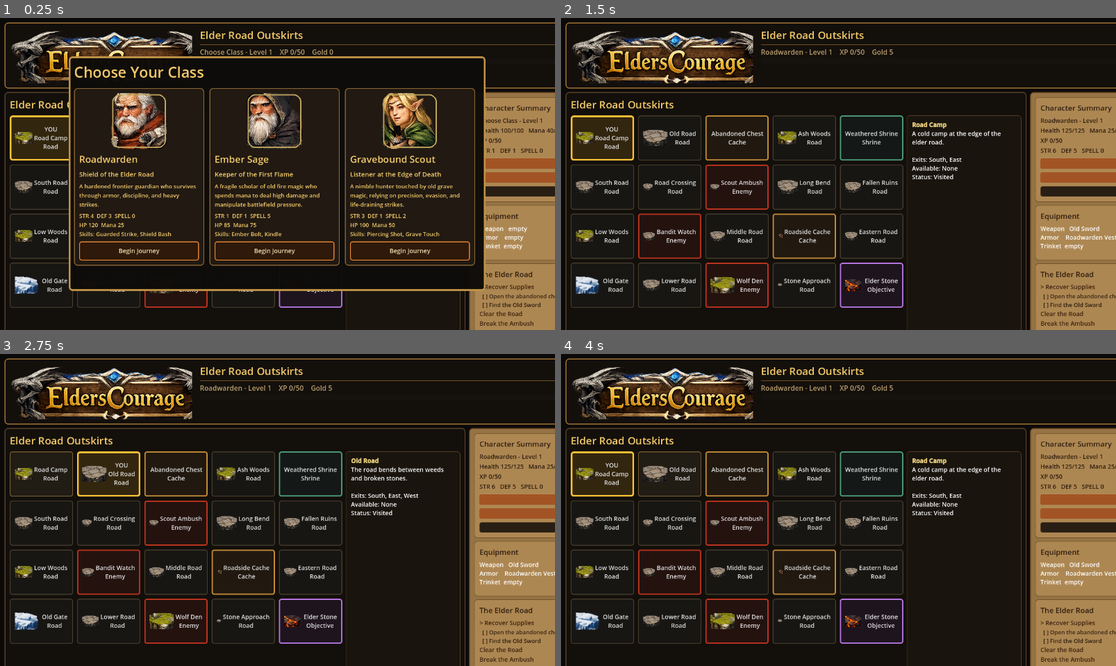
Above: before the commit, frames 1-4 (two rows, left to right).
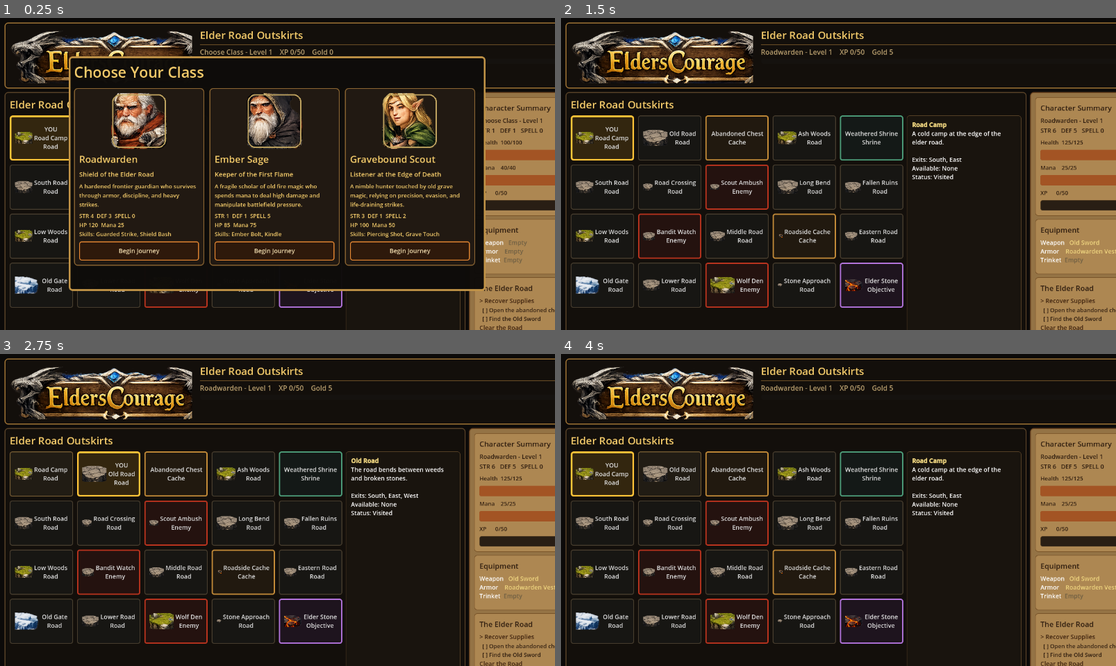
Above: after the commit, the same moments.

Repository: dshills/EldersCourage
Game: Godot game, scene res://scenes/phase3/ElderRoadOutskirts.tscn
Same seed, same stepped clock (60 frames per second), same inputs: the game is played once before the commit and once after it.
Inputs:
- Up to frame 1 (0.25 s): no input
- Up to frame 2 (1.5 s): click "Begin Journey" at 0.5 s; click "YOU Road Camp Road" at 1.25 s
- Up to frame 3 (2.75 s): click "Old Road Road" at 2 s
- Up to frame 4 (4 s): click "Road Camp Road" at 2.75 s; click "Abandoned Chest Cache" at 3.5 s

The runs differ from the first frame. In frame 1, 3.3% of the frame differs, in the area x 86-100%, y 35-100%; in frame 2, 3.8%, in the area x 85-100%, y 35-100%; in frame 3, 3.8%; in frame 4, 3.8%.

Commit message:
Improve phase 7 right panel readability

Diff:
--- a/game/scripts/phase3/elder_road_outskirts.gd
+++ b/game/scripts/phase3/elder_road_outskirts.gd
@@ -23,6 +23,9 @@
 var header_debug_label: Label
 var header_xp_bar: ProgressBar
 var stats_label: Label
+var health_label: Label
+var mana_label: Label
+var side_xp_label: Label
 var health_bar: ProgressBar
 var mana_bar: ProgressBar
 var side_xp_bar: ProgressBar
@@ -210,10 +213,19 @@
 	var character_box := _add_section(box, "Character Summary")
 	stats_label = _dark_label("")
 	character_box.add_child(stats_label)
+	health_label = _dark_label("")
+	health_label.add_theme_font_size_override("font_size", 13)
+	character_box.add_child(health_label)
 	health_bar = _stat_bar()
 	character_box.add_child(health_bar)
+	mana_label = _dark_label("")
+	mana_label.add_theme_font_size_override("font_size", 13)
+	character_box.add_child(mana_label)
 	mana_bar = _stat_bar()
 	character_box.add_child(mana_bar)
+	side_xp_label = _dark_label("")
+	side_xp_label.add_theme_font_size_override("font_size", 13)
+	character_box.add_child(side_xp_label)
 	side_xp_bar = _stat_bar()
 	character_box.add_child(side_xp_bar)
 	var equipment_box := _add_section(box, "Equipment")
@@ -530,30 +542,27 @@
 
 func _refresh_stats() -> void:
 	var stats: Dictionary = state.effective_stats()
-	stats_label.text = "%s - Level %d\nHealth %d/%d   Mana %d/%d\nXP %d/%d\nSTR %d   DEF %d   SPELL %d" % [
+	stats_label.text = "%s - Level %d\nSTR %d   DEF %d   SPELL %d" % [
 		state.current_class().get("name", "Choose Class"),
 		int(state.player.get("level", 1)),
-		int(state.player.get("health", 0)),
-		state.effective_max_health(),
-		int(state.player.get("mana", 0)),
-		state.effective_max_mana(),
-		int(state.player.get("xp", 0)),
-		int(state.player.get("xpToNextLevel", 50)),
 		int(stats.get("strength", 0)),
 		int(stats.get("defense", 0)),
 		int(stats.get("spellPower", 0)),
 	]
+	health_label.text = "Health  %d/%d" % [int(state.player.get("health", 0)), state.effective_max_health()]
 	health_bar.max_value = float(maxi(1, state.effective_max_health()))
 	health_bar.value = float(state.player.get("health", 0))
+	mana_label.text = "Mana    %d/%d" % [int(state.player.get("mana", 0)), state.effective_max_mana()]
 	mana_bar.max_value = float(maxi(1, state.effective_max_mana()))
 	mana_bar.value = float(state.player.get("mana", 0))
+	side_xp_label.text = "XP      %d/%d" % [int(state.player.get("xp", 0)), int(state.player.get("xpToNextLevel", 50))]
 	side_xp_bar.max_value = float(maxi(1, int(state.player.get("xpToNextLevel", 50))))
 	side_xp_bar.value = float(state.player.get("xp", 0))
 	var equipment: Dictionary = state.player.get("equipment", {})
 	equipment_label.text = "Weapon   %s\nArmor    %s\nTrinket  %s" % [
-		_equipped_name(str(equipment.get("weapon", ""))),
-		_equipped_name(str(equipment.get("armor", ""))),
-		_equipped_name(str(equipment.get("trinket", ""))),
+		_equipped_name_rich(str(equipment.get("weapon", ""))),
+		_equipped_name_rich(str(equipment.get("armor", ""))),
+		_equipped_name_rich(str(equipment.get("trinket", ""))),
 	]
 
 func _refresh_skills() -> void:
@@ -972,6 +981,12 @@
 		return "empty"
 	return state.display_name(item)
 
+func _equipped_name_rich(instance_id: String) -> String:
+	var name := _equipped_name(instance_id)
+	if name == "empty":
+		return "[color=#6f5f43]Empty[/color]"
+	return "[color=#f0d680]%s[/color]" % name
+
 func _stats_text(stats) -> String:
 	if typeof(stats) != TYPE_DICTIONARY or stats.is_empty():
 		return ""
